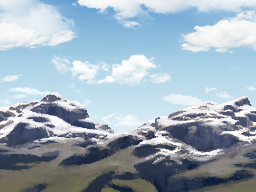
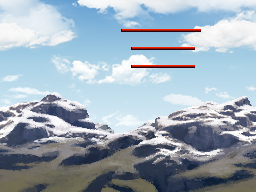
Comparing the layer stacks of the two 256x192 images. Changes:
showed group "setting" (12 layers) over [121, 29, 201, 68]
showed "sliderBorder" over [121, 29, 201, 68]
showed "sliderFill" over [121, 29, 201, 68]
